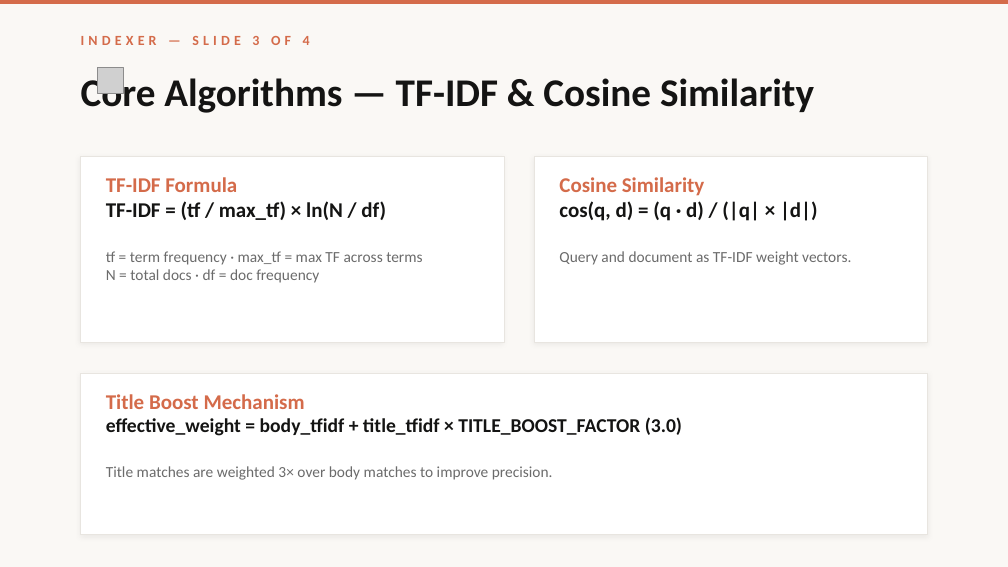
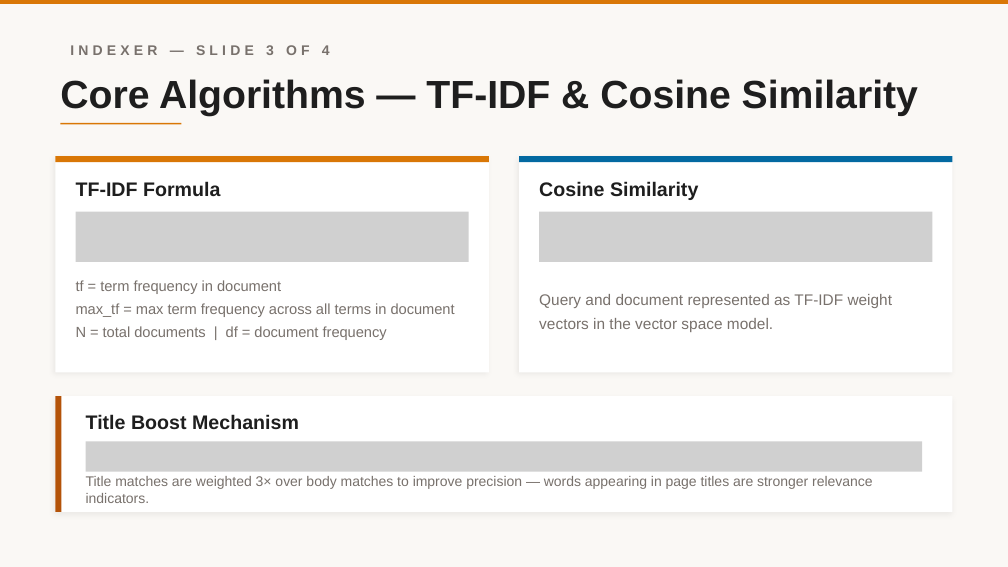
Before and after one commit to Kane-LI-0114/search-engine-project, a slide deck: slide 5 of CSIT5930_Search_Engine_New.pptx. Drawn at 1008x567 pixels with LibreOffice and Linux fonts; fonts in the diff are those of the drawing; grey boxes stand for pictures. Boxes give left, top, right and bottom in pixels: in the first picture for what was removed or moved away, otherwise in the second. Text is boxed around its words. In the diff, an @@ line names an element or a change of style, - is before the commit and + after.

Commit message:
Update docs

```diff
--- a/CSIT5930_Search_Engine_New.pptx
+++ b/CSIT5930_Search_Engine_New.pptx
@@ rectangle at [0, 0, 1008, 4]: fill #D46B4A to #D97706 @@
@@ text "INDEXER — SLIDE 3 OF ...": place and size @@
-text "INDEXER — SLIDE 3 OF ..." at [81, 36, 310, 45]
+text "INDEXER — SLIDE 3 OF ..." at [70, 45, 330, 55]
@@ text "INDEXER — SLIDE 3 OF ..." at [70, 45, 330, 55]: font Calibri to Arial, text colour #D46B4A to #78716C @@
@@ text "Core Algorithms — TF-IDF & ...": place and size @@
-text "Core Algorithms — TF-IDF & ..." at [81, 73, 814, 113]
+text "Core Algorithms — TF-IDF & ..." at [60, 79, 918, 116]
@@ text "Core Algorithms — TF-IDF & ..." at [60, 79, 918, 116]: font Calibri to Arial, text colour #141413 to #1E1E1E @@
@@ oval removed at [91, 60, 131, 101] @@
@@ picture removed at [98, 68, 124, 94] @@
@@ rectangle added at [60, 123, 181, 124], fill #D97706 @@
@@ rectangle: place and size @@
-rectangle at [81, 156, 504, 343]
+rectangle at [55, 156, 489, 162]
@@ rectangle at [55, 156, 489, 162]: fill #FFFFFF to #D97706; outline #E8E5E0 0.5 pt to none; shadow off @@
@@ rectangle added at [55, 156, 489, 373], fill #FFFFFF @@
@@ text "TF-IDF Formula": place and size @@
-text "TF-IDF Formula" at [106, 177, 422, 283]
+text "TF-IDF Formula" at [76, 181, 220, 197]
@@ text "TF-IDF Formula" at [76, 181, 220, 197]: size 15 to 14 pt, font Calibri to Arial, text colour #D46B4A to #1E1E1E; vertical alignment top to middle @@
@@ rectangle at [519, 156, 953, 373]: outline #E8E5E0 0.5 pt to none; shadow changed @@
@@ rectangle: place and size @@
-rectangle at [534, 156, 927, 343]
+rectangle at [519, 156, 953, 373]
@@ rectangle added at [519, 156, 953, 162], fill #0369A1 @@
@@ text at [106, 201, 422, 283]: paragraphs removed @@
-TF-IDF = (tf / max_tf) × ln(N / df)
-tf = term frequency · max_tf = max TF across terms
-N = total docs · df = doc frequency
@@ text added at [539, 181, 698, 200], 14 pt, text #1E1E1E, bold @@
+Cosine Similarity
@@ picture added at [76, 212, 469, 262] @@
@@ picture added at [539, 212, 932, 262] @@
@@ text "Query and document represented as ..." at [539, 294, 893, 332]: vertical alignment top to middle @@
@@ text added at [76, 280, 455, 340], 10.5 pt, text #78716C @@
+tf = term frequency in document
+max_tf = max term frequency across all terms in document
+N = total documents | df = document frequency
@@ text at [539, 294, 893, 332]: text changed; size 15 to 11 pt; font Calibri to Arial; text colour #6B6B6B to #78716C; bold off @@
-Cosine Similarity
-cos(q, d) = (q · d) / (|q| × |d|)
-Query and document as TF-IDF weight vectors.
+Query and document represented as TF-IDF weight vectors in the vector space model.
@@ rectangle: place and size @@
-rectangle at [81, 373, 927, 534]
+rectangle at [55, 396, 953, 512]
@@ rectangle at [55, 396, 953, 512]: outline #E8E5E0 0.5 pt to none; shadow changed @@
@@ rectangle added at [55, 396, 61, 512], fill #B45309 @@
@@ text added at [86, 414, 299, 429], 14 pt, text #1E1E1E, bold @@
+Title Boost Mechanism
@@ picture added at [86, 442, 922, 472] @@
@@ text at [86, 476, 873, 503]: text changed; size 14 to 10 pt; font Calibri to Arial; text colour #141413 to #78716C; bold off @@
-Title Boost Mechanism
-effective_weight = body_tfidf + title_tfidf × TITLE_BOOST_FACTOR (3.0)
-Title matches are weighted 3× over body matches to improve precision.
+Title matches are weighted 3× over body matches to improve precision — words appearing in page titles are stronger relevance indicators.
@@ text "Title matches are weighted 3× ..." at [86, 476, 873, 503]: vertical alignment top to middle @@
```
Also in this commit, not shown: 16 other slides changed, 1 slide added, 1 slide removed, 2 other files.
